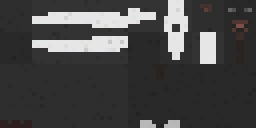
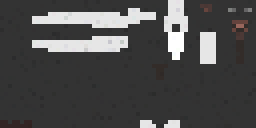
Two versions of the same layered image (256 x 128). Layer-by-layer changes:
hid "shading" over [0, 0, 256, 128]
